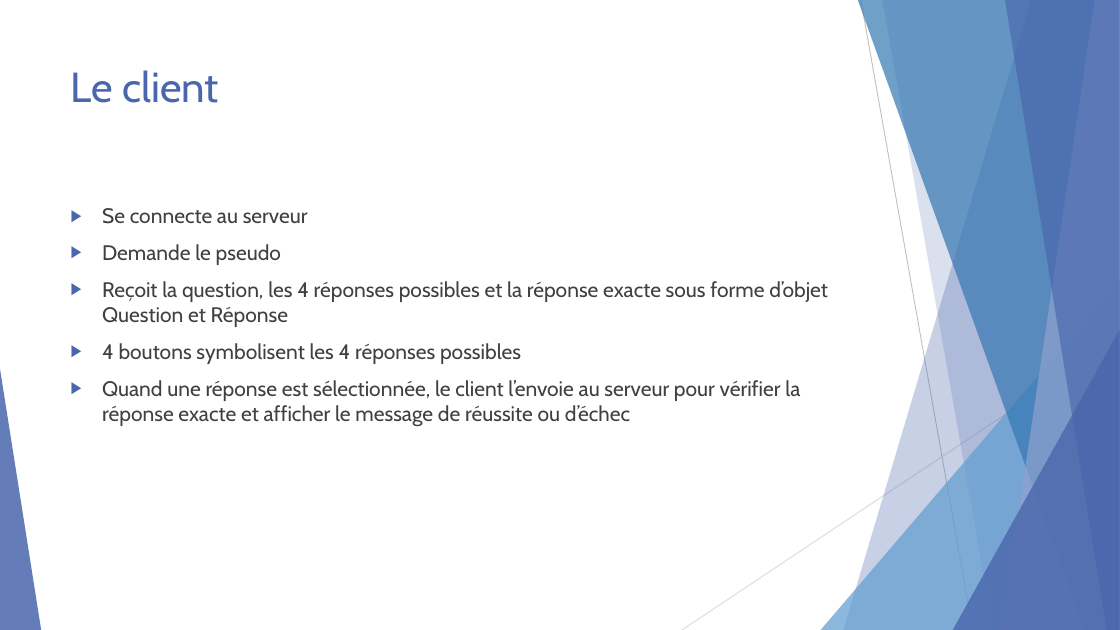
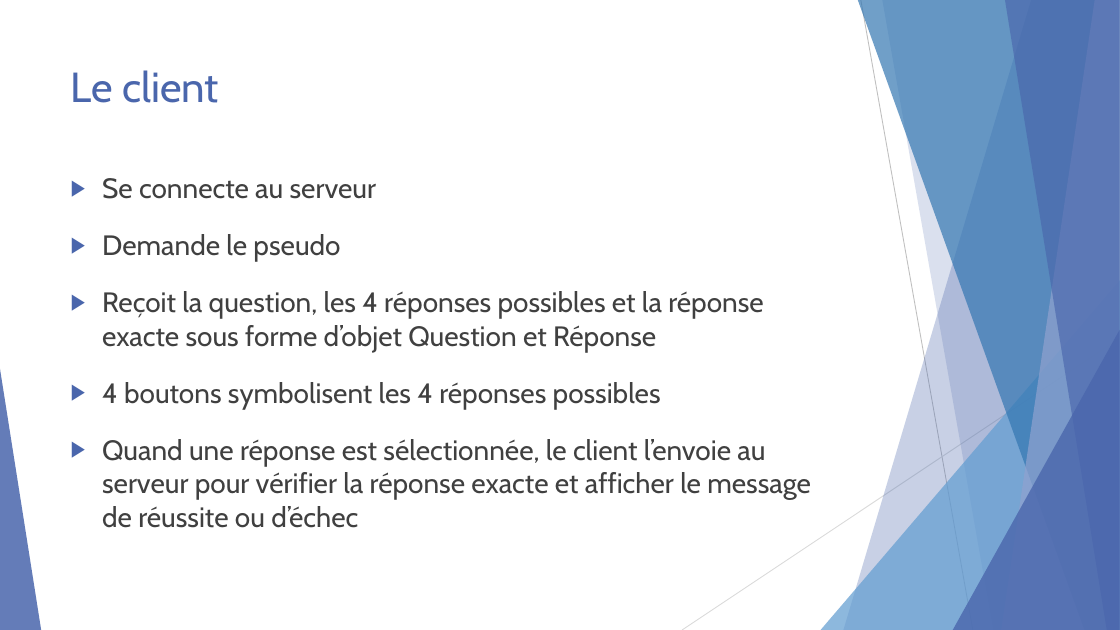
Before and after one commit to francoismonteil/Kahoot, a slide deck: slide 5 of Kahoot.pptx. Drawn at 1120x630 pixels with LibreOffice and Linux fonts; fonts in the diff are those of the drawing. Boxes give left, top, right and bottom in pixels: in the first picture for what was removed or moved away, otherwise in the second. Text is boxed around its words. In the diff, an @@ line names an element or a change of style, - is before the commit and + after.

```diff
--- a/Kahoot.pptx
+++ b/Kahoot.pptx
@@ text "Se connecte au serveur": place and size @@
-text "Se connecte au serveur" at <box>102,208,828,427</box>
+text "Se connecte au serveur" at <box>102,178,811,528</box>
@@ text "Se connecte au serveur" at <box>102,178,811,528</box>: size 18 to 24 pt; more space between paragraphs @@
```
Also in this commit, not shown: 4 other slides changed, 1 slide added.
